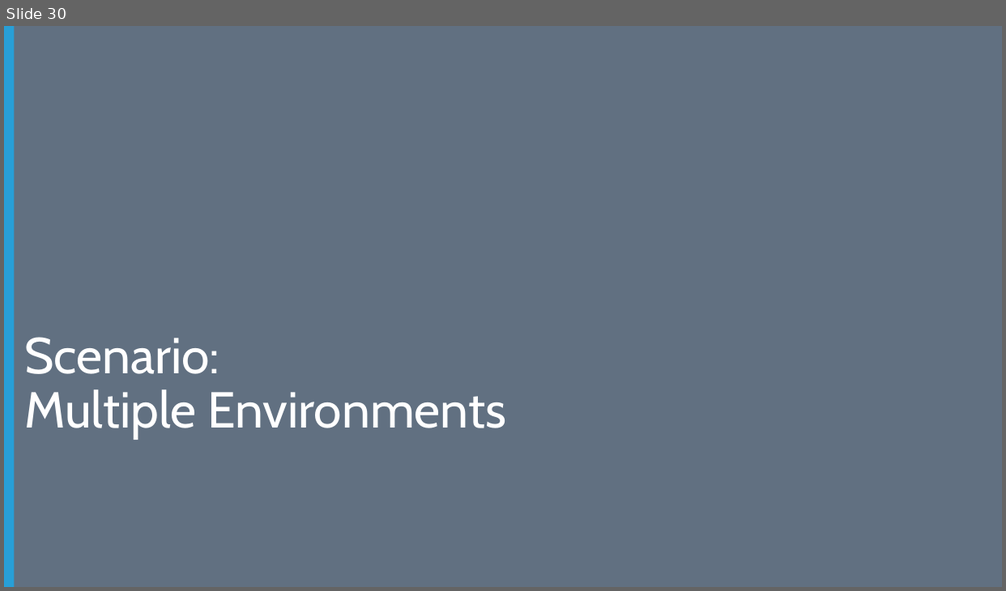
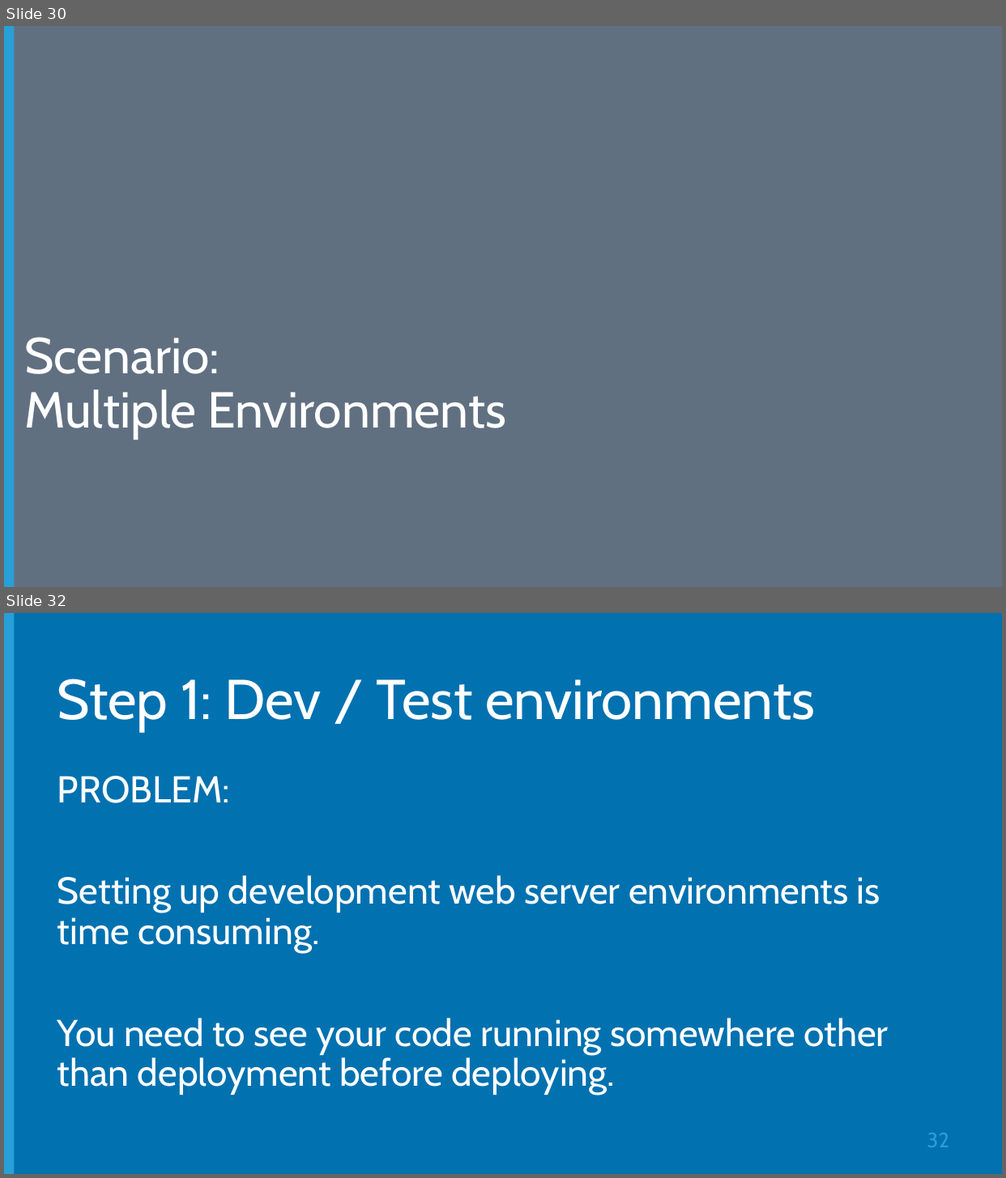
Before and after one commit to Microsoft-Web/DECK-ASPNET-in-Production, a slide deck: 6-ASPNET-in-Production.pptx. Shown one above the other, each under a label of ours: slide 30 before the commit, slides 30 and 32 after it; the slides between them are not shown. The pictures are 1006x591 and 1006x1178 pixels, drawn with LibreOffice and Linux fonts; fonts in the diff are those of the drawing; background and template pictures are left out. Boxes give left, top, right and bottom in pixels: in the first picture for what was removed or moved away, otherwise in the second. Text is boxed around its words. In the diff, an @@ line names an element or a change of style, - is before the commit and + after.

Commit message:
Updated Dev / Test / Multi-VM section

```diff
--- a/6-ASPNET-in-Production.pptx
+++ b/6-ASPNET-in-Production.pptx
@@ slide 32 added at [4,613,1002,1174], background #0171B0; not listed: 1 template element that a slide beside it also shows @@
@@ title added at [57,679,815,732], 54 pt, text #FFFFFF @@
+Step 1: Dev / Test environments
@@ text added at [57,776,888,1095], 36 pt, text #FFFFFF @@
+PROBLEM:
+Setting up development web server environments is time consuming.
+You need to see your code running somewhere other than deployment before deploying.
@@ page number added at [927,1133,949,1148], 20 pt, text #289FD7 @@
+32
```
Also in this commit, not shown: 3 slides changed, 5 other slides added, 4 slides removed.
